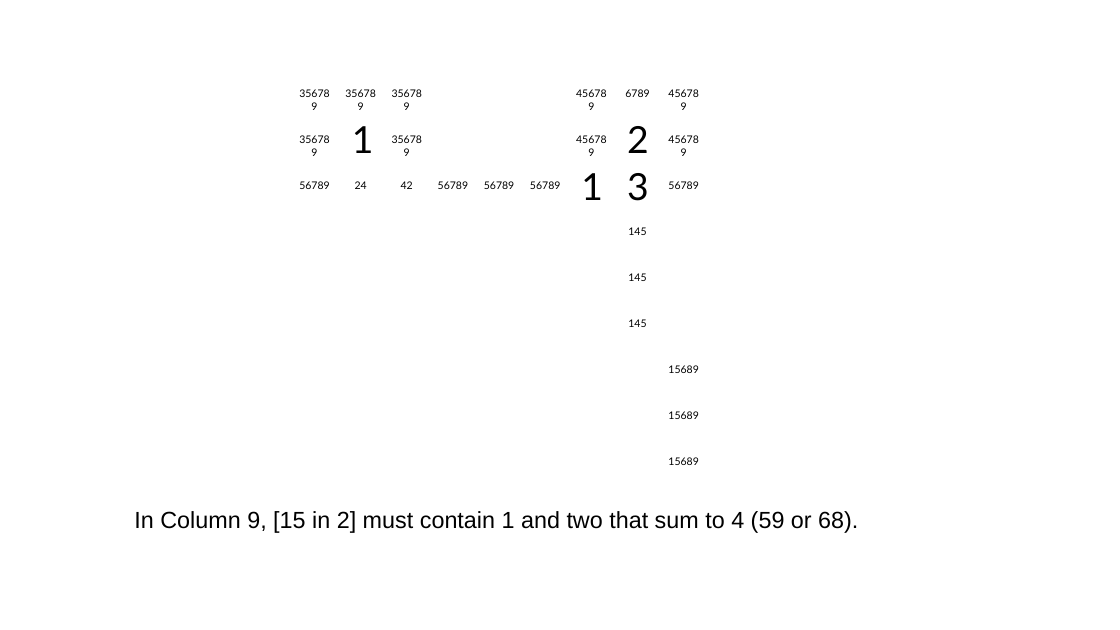
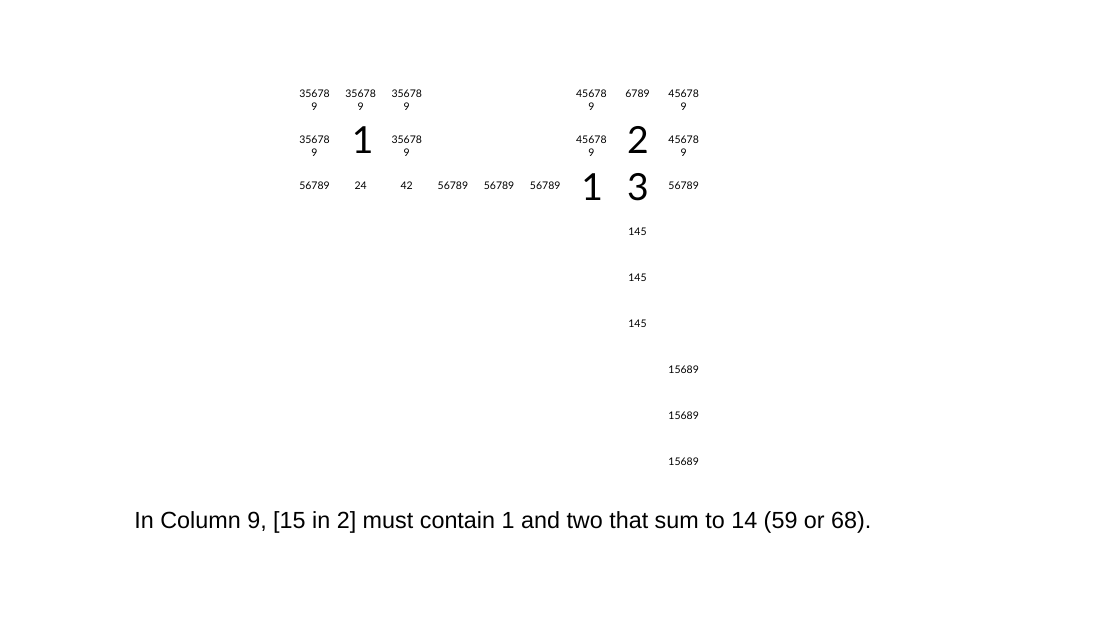
Before and after one commit to jhardis/WSJ_Number_Puzzles, a slide deck: slide 8 of 20260905_1.pptx. Drawn at 1120x630 pixels with LibreOffice and Linux fonts; fonts in the diff are those of the drawing; background and template pictures are left out. Boxes give left, top, right and bottom in pixels: in the first picture for what was removed or moved away, otherwise in the second. Text is boxed around its words. In the diff, an @@ line names an element or a change of style, - is before the commit and + after.

```diff
--- a/20260905_1.pptx
+++ b/20260905_1.pptx
@@ text at (134, 511, 871, 533): text changed @@
-In Column 9, [15 in 2] must contain 1 and two that sum to 4 (59 or 68).
+In Column 9, [15 in 2] must contain 1 and two that sum to 14 (59 or 68).
```
